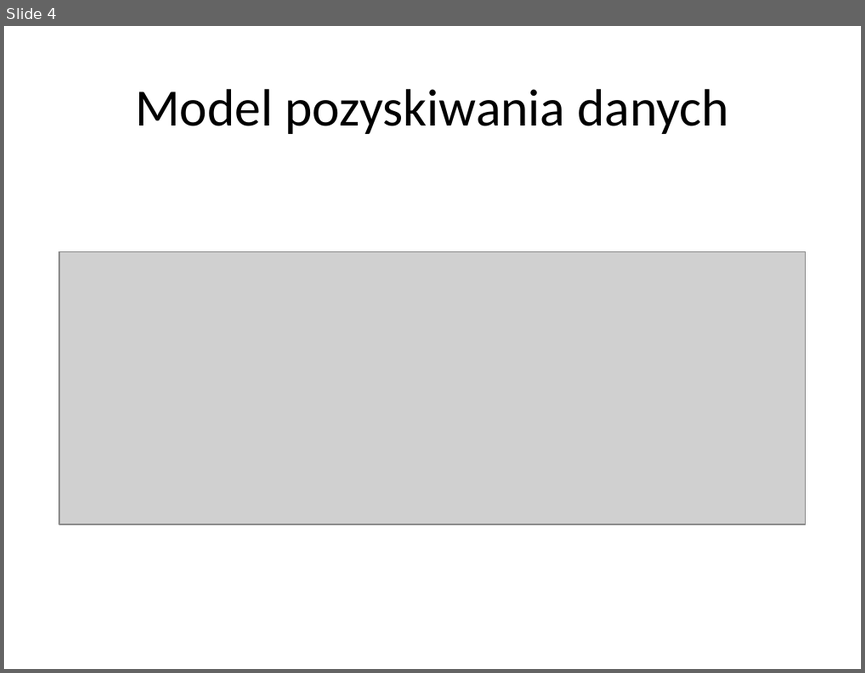
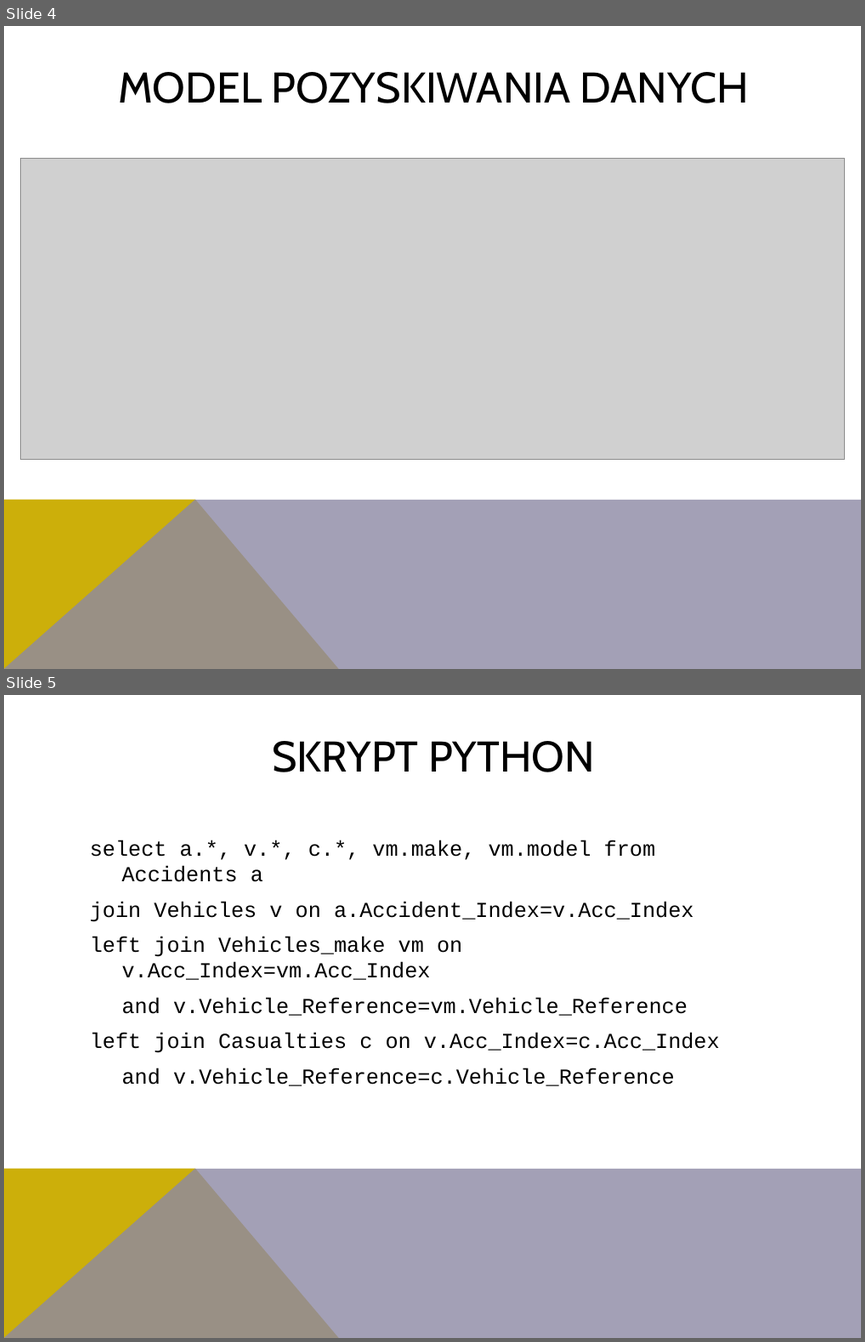
Before and after one commit to anyanyany/DataScience, a slide deck: PozyskiwanieDanych/prezentacja szablon.pptx. Shown one above the other, each under a label of ours: slide 4 before the commit, slides 4 and 5 after it. The pictures are 865x673 and 865x1342 pixels, drawn with LibreOffice and Linux fonts; fonts in the diff are those of the drawing; grey boxes stand for pictures. Boxes give left, top, right and bottom in pixels: in the first picture for what was removed or moved away, otherwise in the second. Text is boxed around its words. In the diff, an @@ line names an element or a change of style, - is before the commit and + after.

```diff
--- a/PozyskiwanieDanych/prezentacja szablon.pptx
+++ b/PozyskiwanieDanych/prezentacja szablon.pptx
@@ slide 5 added at bbox=[4, 695, 861, 1338], background #FFFFFF; not listed: 2 template elements that a slide beside it also shows @@
@@ title added at bbox=[272, 741, 595, 772], 36 pt, text #000000 @@
+SKRYPT PYTHON
@@ text added at bbox=[90, 840, 720, 1086], 18 pt, text #000000 @@
+select a.*, v.*, c.*, vm.make, vm.model from Accidents a
+join Vehicles v on a.Accident_Index=v.Acc_Index
+left join Vehicles_make vm on v.Acc_Index=vm.Acc_Index
+and v.Vehicle_Reference=vm.Vehicle_Reference
+left join Casualties c on v.Acc_Index=c.Acc_Index
+and v.Vehicle_Reference=c.Vehicle_Reference
@@ slide 4 changed as well @@
@@ title at bbox=[118, 72, 749, 103]: text changed; size 44 to 36 pt; font Calibri to Cabin @@
-Model pozyskiwania danych
+MODEL POZYSKIWANIA DANYCH
@@ picture: place and size @@
-picture at bbox=[60, 252, 806, 525]
+picture at bbox=[21, 159, 845, 460]
@@ freeform shape added at bbox=[4, 499, 339, 669], fill #CCAF0A @@
@@ freeform shape added at bbox=[4, 499, 861, 669], fill #8D89A4 at 80% opacity @@
```
Also in this commit, not shown: 5 other slides changed, 1 slide removed.
